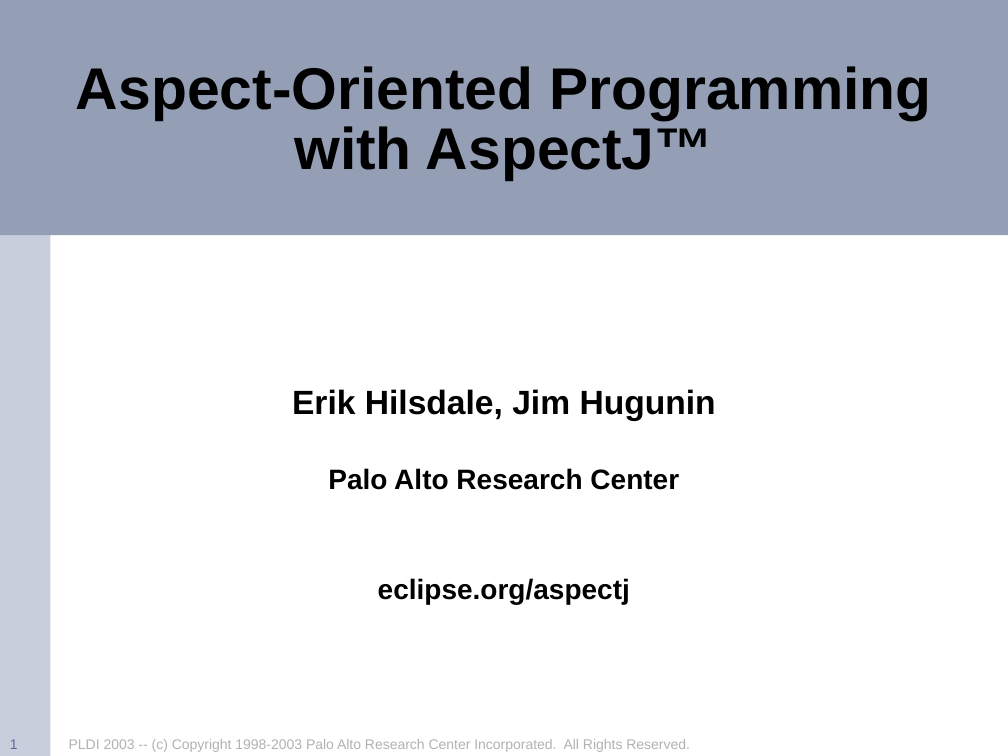
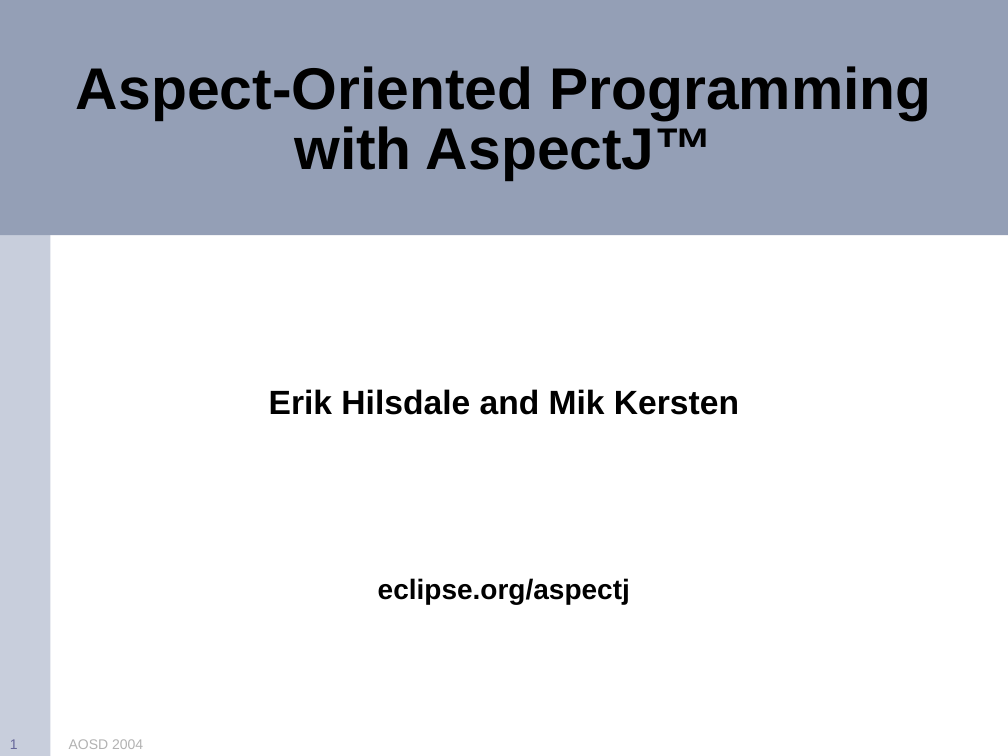
Before and after one commit to eclipse-aspectj/aspectj, a slide deck: slide 1 of docs/teaching/tutorial.ppt. Drawn at 1008x756 pixels with LibreOffice and Linux fonts; fonts in the diff are those of the drawing. Boxes give left, top, right and bottom in pixels: in the first picture for what was removed or moved away, otherwise in the second. Text is boxed around its words. In the diff, an @@ line names an element or a change of style, - is before the commit and + after.

Commit message:
updated tutorial for AOSD 2004

```diff
--- a/docs/teaching/tutorial.ppt
+++ b/docs/teaching/tutorial.ppt
@@ subtitle at (x1=269, y1=389, x2=739, y2=415): text changed @@
-Erik Hilsdale, Jim Hugunin
-Palo Alto Research Center
+Erik Hilsdale and Mik Kersten
@@ text at (x1=69, y1=739, x2=143, y2=749): text changed @@
-PLDI 2003 -- (c) Copyright 1998-2003 Palo Alto Research Center Incorporated. All Rights Reserved.
+AOSD 2004
```
Also in this commit, not shown: 106 other slides changed, 8 slides added, 4 slides removed.
